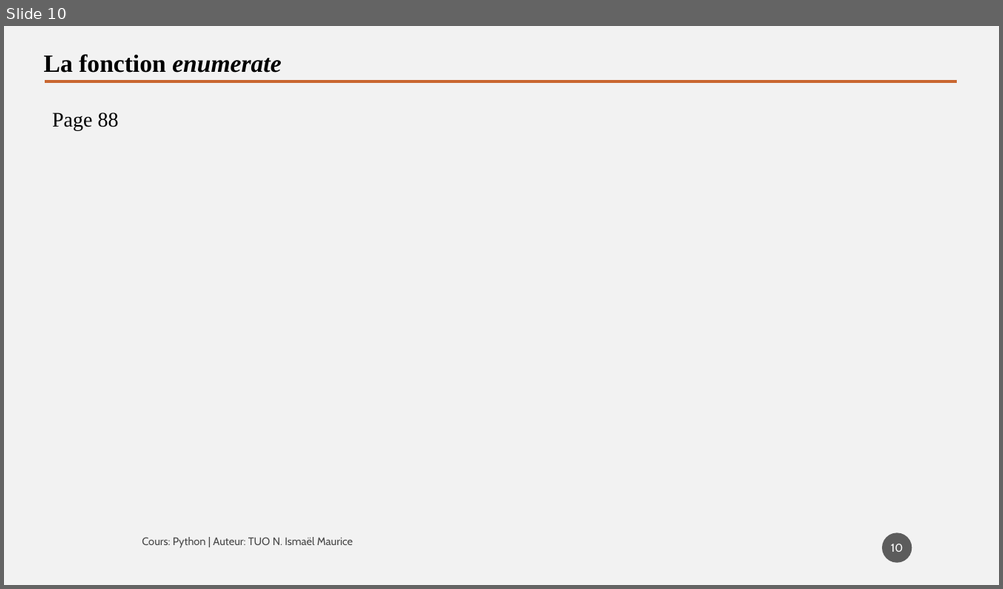
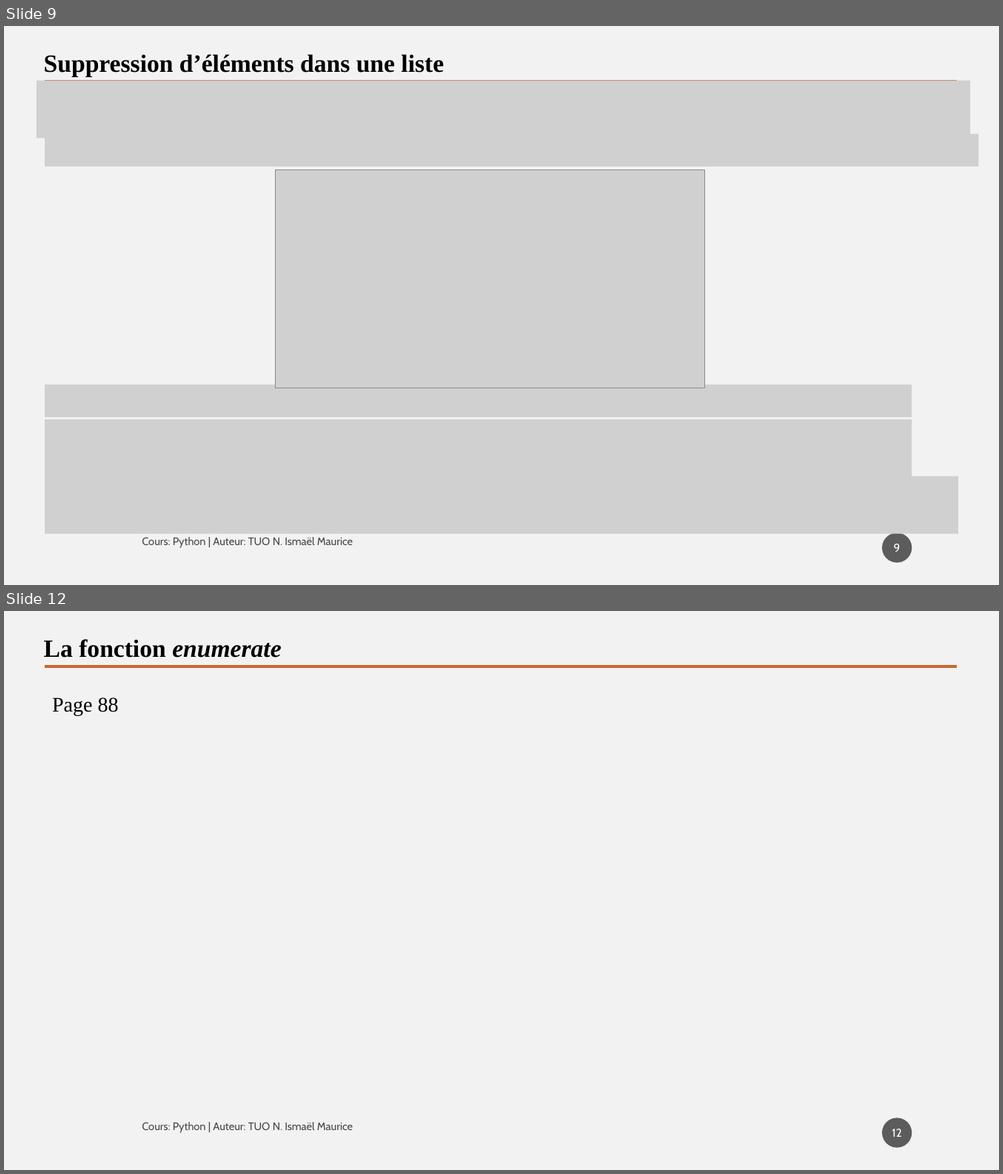
Before and after one commit to tisma95/cours-python, a slide deck: source/Chapitre 9 - Les listes.pptx. Shown one above the other, each under a label of ours: slide 10 before the commit, slides 9 and 12 after it; the slides between them are not shown. The pictures are 1003x589 and 1003x1174 pixels, drawn with LibreOffice and Linux fonts; fonts in the diff are those of the drawing; grey boxes stand for pictures. Boxes give left, top, right and bottom in pixels: in the first picture for what was removed or moved away, otherwise in the second. Text is boxed around its words. In the diff, an @@ line names an element or a change of style, - is before the commit and + after.

Commit message:
Feat (chp9): Chapitre sur les listes
Ajout du parcours, suppression

```diff
--- a/source/Chapitre 9 - Les listes.pptx
+++ b/source/Chapitre 9 - Les listes.pptx
@@ slide 9 added at (4,26,999,585), background #F2F2F2 @@
@@ text added at (44,54,444,77), 24 pt, text #000000, bold @@
+Suppression d’éléments dans une liste
@@ picture added at (36,81,970,138) @@
@@ line added from (45, 82) to (957, 82), #C96731 2.5 pt @@
@@ picture added at (45,134,979,167) @@
@@ picture added at (275,170,705,388) @@
@@ picture added at (45,385,912,417) @@
@@ picture added at (45,420,912,477) @@
@@ picture added at (45,477,959,534) @@
@@ page number added at (882,534,912,563), fill #1D1D1D at 70% opacity, 11 pt, text #FFFFFF @@
+9
@@ text added at (142,537,353,548), 10.5 pt, text #000000 at 70% opacity @@
+Cours: Python | Auteur: TUO N. Ismaël Maurice
@@ what was slide 10 is now slide 12 @@
@@ page number at (891,1129,902,1137): text changed @@
-10
+12
```
Also in this commit, not shown: 7 slides changed, 2 other slides added, 3 other files.
